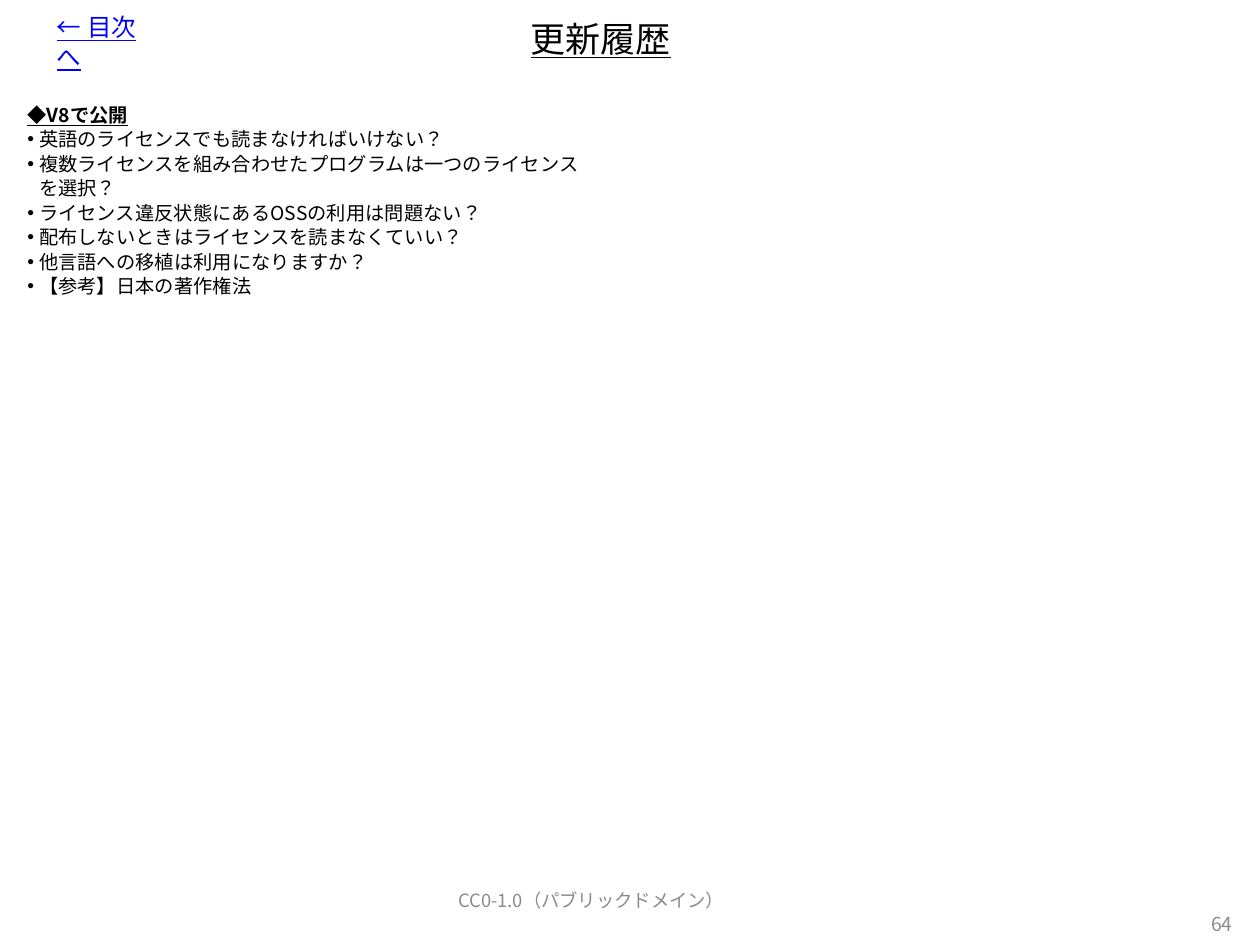
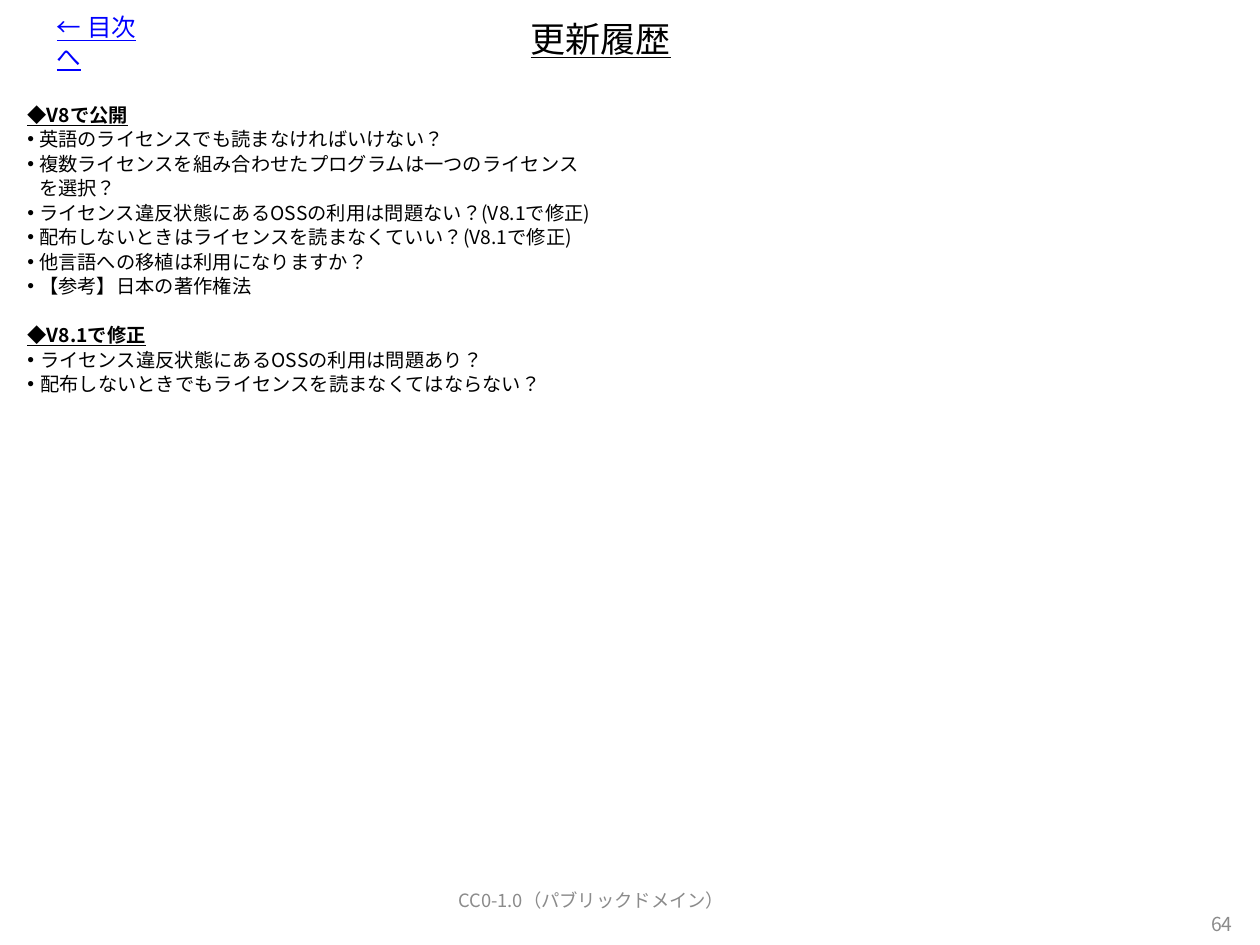
Before and after one commit to OpenChain-Project/OpenChain-JWG, a slide deck: slide 65 of Education_Material/FAQ/OSSライセンス関連でよくある誤解_CC0.pptx. Drawn at 1260x945 pixels with LibreOffice and Linux fonts; fonts in the diff are those of the drawing. Boxes give left, top, right and bottom in pixels: in the first picture for what was removed or moved away, otherwise in the second. Text is boxed around its words. In the diff, an @@ line names an element or a change of style, - is before the commit and + after.

Commit message:
V8.1に更新します。

```diff
--- a/Education_Material/FAQ/OSSライセンス関連でよくある誤解_CC0.pptx
+++ b/Education_Material/FAQ/OSSライセンス関連でよくある誤解_CC0.pptx
@@ text at [39,203,590,248]: text changed @@
-• ライセンス違反状態にあるOSSの利用は問題ない？
-• 配布しないときはライセンスを読まなくていい？
+• ライセンス違反状態にあるOSSの利用は問題ない？(V8.1で修正)
+• 配布しないときはライセンスを読まなくていい？(V8.1で修正)
@@ text at [27,325,540,393]: paragraphs added @@
+◆V8.1で修正
+• ライセンス違反状態にあるOSSの利用は問題あり？
+• 配布しないときでもライセンスを読まなくてはならない？
```
Also in this commit, not shown: 5 other slides changed.
